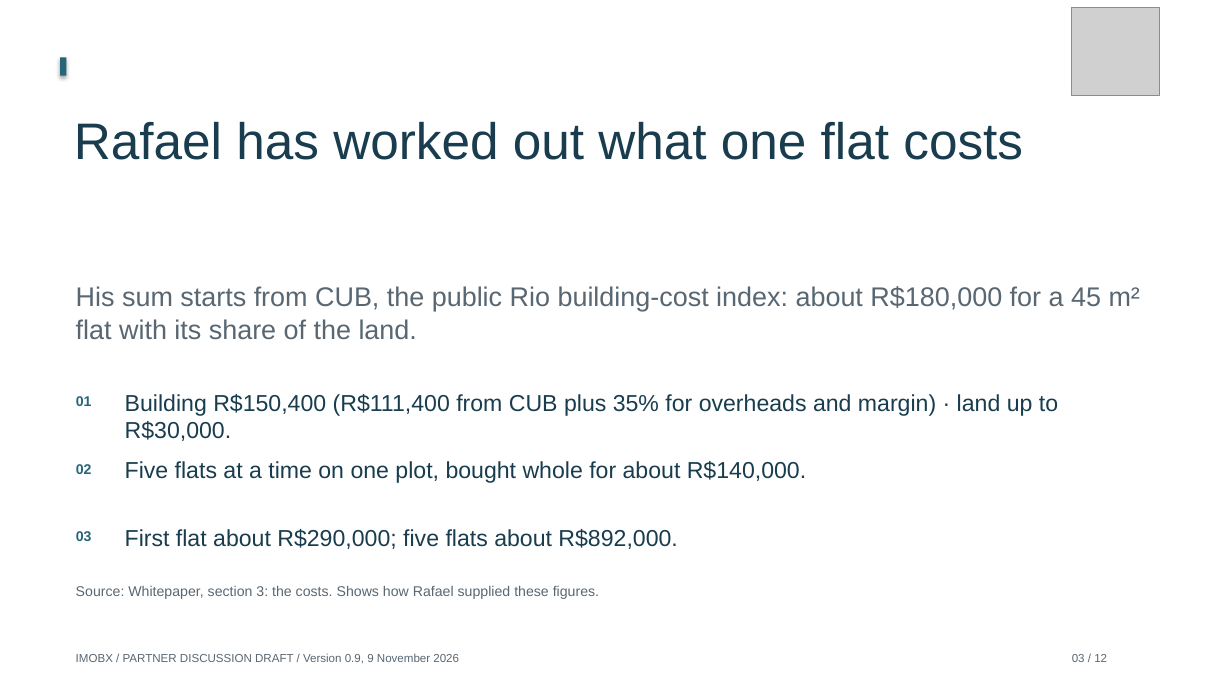
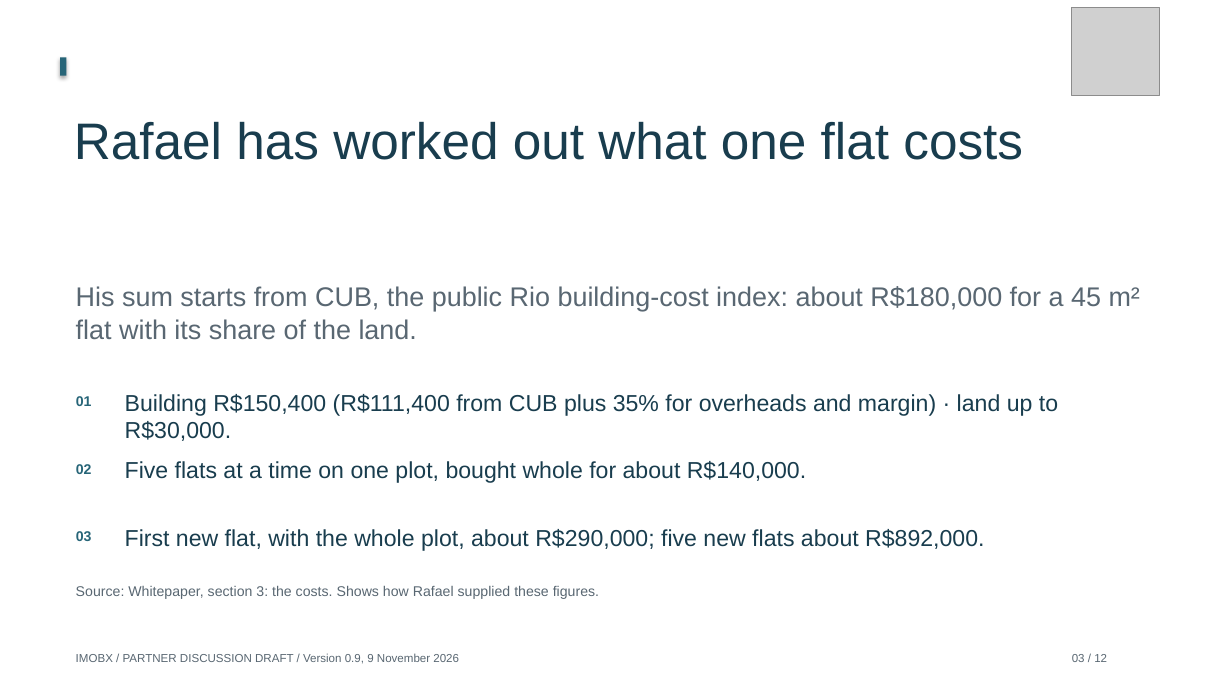
Before and after one commit to Siah-kin/imobx-website, a slide deck: slide 3 of pitchdeck.pptx. Drawn at 1232x693 pixels with LibreOffice and Linux fonts; fonts in the diff are those of the drawing; grey boxes stand for pictures. Boxes give left, top, right and bottom in pixels: in the first picture for what was removed or moved away, otherwise in the second. Text is boxed around its words. In the diff, an @@ line names an element or a change of style, - is before the commit and + after.

```diff
--- a/pitchdeck.pptx
+++ b/pitchdeck.pptx
@@ text at [125, 529, 984, 551]: text changed @@
-First flat about R$290,000; five flats about R$892,000.
+First new flat, with the whole plot, about R$290,000; five new flats about R$892,000.
```
Also in this commit, not shown: 2 other slides changed, 47 other files.
